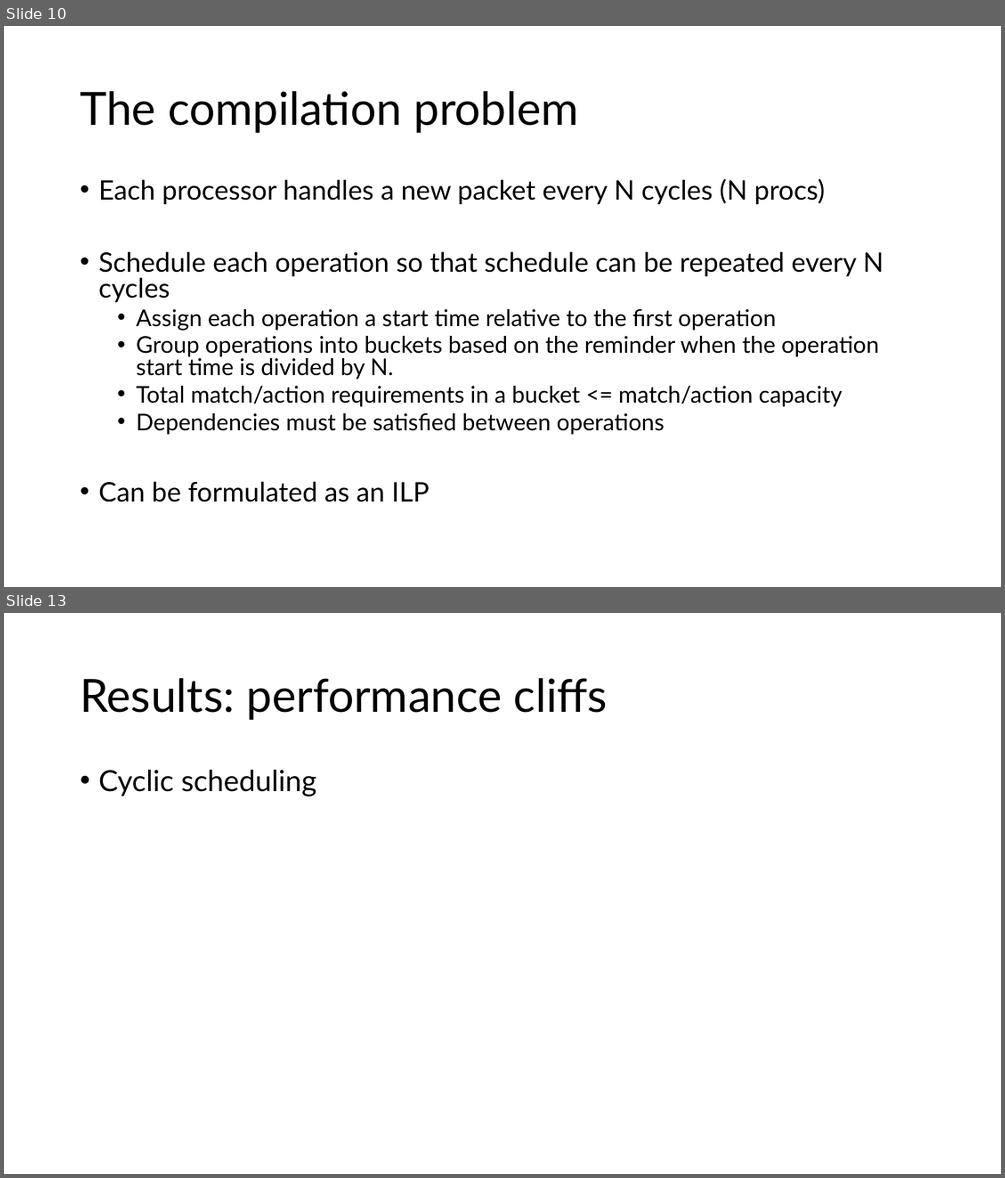
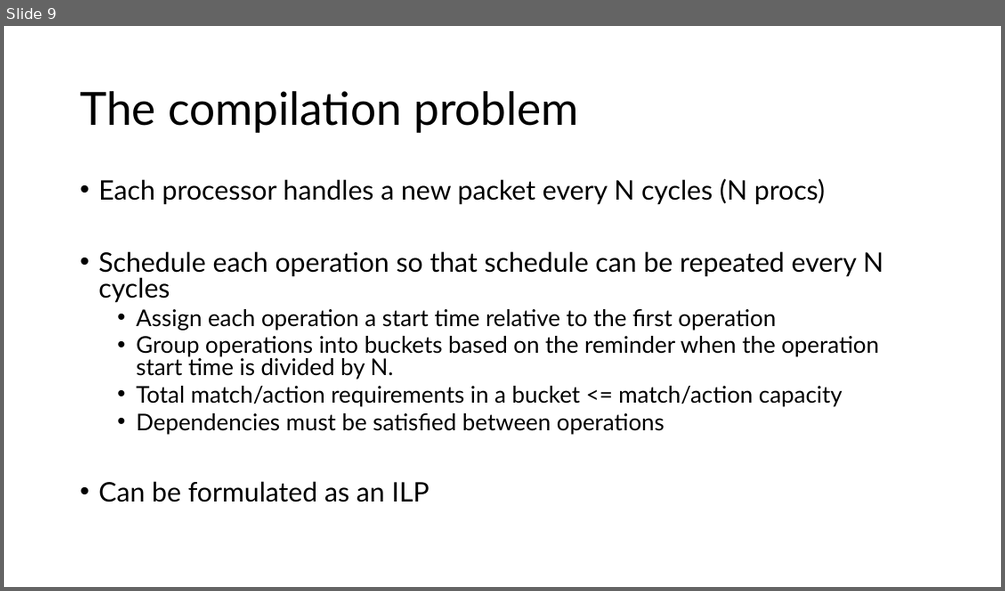
Before and after one commit to anirudhSK/drmt_talk, a slide deck: drmt.pptx. Shown one above the other, each under a label of ours: slides 10 and 13 before the commit, slide 9 after it; the slides between them are not shown. The pictures are 1005x1178 and 1005x591 pixels, drawn with LibreOffice and Linux fonts; fonts in the diff are those of the drawing. Boxes give left, top, right and bottom in pixels: in the first picture for what was removed or moved away, otherwise in the second. Text is boxed around its words. In the diff, an @@ line names an element or a change of style, - is before the commit and + after.

```diff
--- a/drmt.pptx
+++ b/drmt.pptx
@@ slide 13 removed at (x1=4, y1=613, x2=1001, y2=1174), background #FFFFFF @@
@@ title removed at (x1=80, y1=678, x2=607, y2=720) @@
-Results: performance cliffs
@@ text removed at (x1=98, y1=770, x2=316, y2=796) @@
-• Cyclic scheduling
@@ what was slide 10 is now slide 9 @@
```
Also in this commit, not shown: 3 slides changed, 13 slides added, 3 other slides removed.
